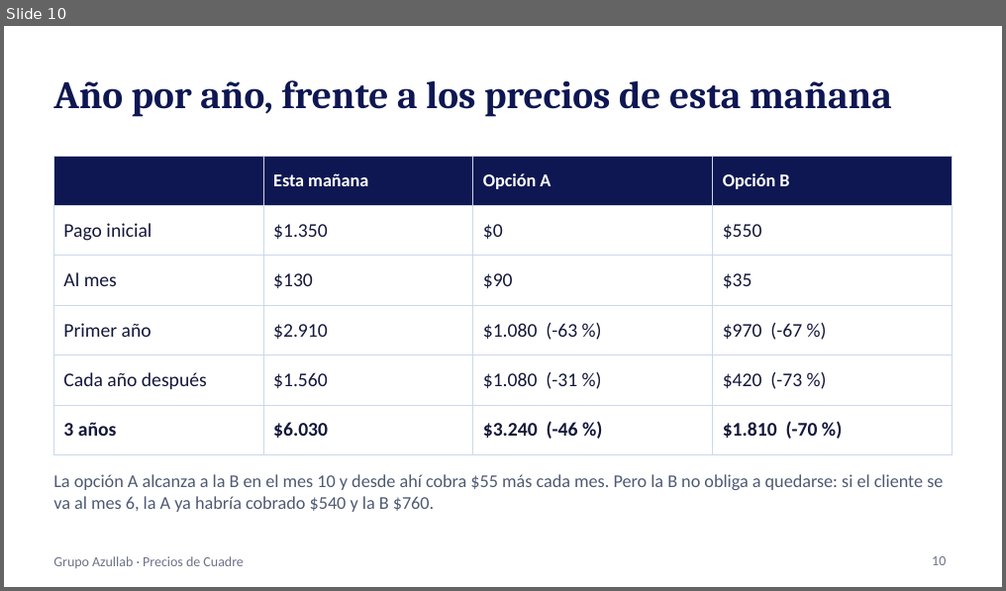
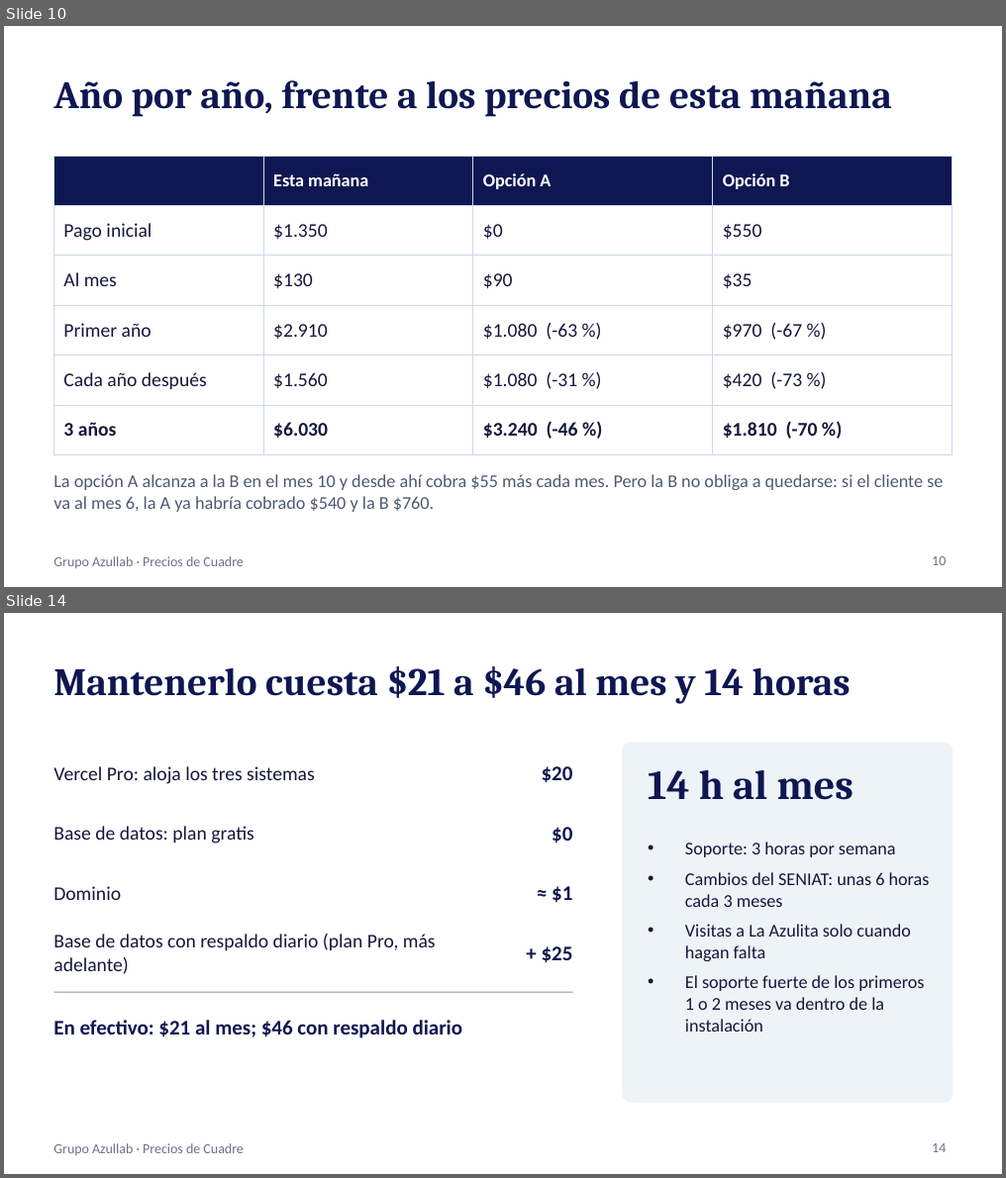
Before and after one commit to josedanielgt1/azullab, a slide deck: propuesta/Precios Grupo Azullab.pptx. Shown one above the other, each under a label of ours: slide 10 before the commit, slides 10 and 14 after it; the slides between them are not shown. The pictures are 1006x591 and 1006x1178 pixels, drawn with LibreOffice and Linux fonts; fonts in the diff are those of the drawing. Boxes give left, top, right and bottom in pixels: in the first picture for what was removed or moved away, otherwise in the second. Text is boxed around its words. In the diff, an @@ line names an element or a change of style, - is before the commit and + after.

```diff
--- a/propuesta/Precios Grupo Azullab.pptx
+++ b/propuesta/Precios Grupo Azullab.pptx
@@ slide 14 added at bbox=[4, 613, 1002, 1174], background #FFFFFF; not listed: 1 template element that a slide beside it also shows @@
@@ title added at bbox=[54, 666, 850, 704], 28 pt, text #0E1752, bold @@
+Mantenerlo cuesta $21 a $46 al mes y 14 horas
@@ rounded rectangle added at bbox=[623, 743, 952, 1102], fill #EEF3F8, outline #EEF3F8 1 pt @@
@@ text added at bbox=[54, 766, 315, 784], 14 pt, text #14183A @@
+Vercel Pro: aloja los tres sistemas
@@ text added at bbox=[542, 766, 573, 783], 15 pt, text #0E1752, bold @@
+$20
@@ text added at bbox=[648, 769, 854, 800], 30 pt, text #0E1752, bold @@
+14 h al mes
@@ text added at bbox=[54, 826, 254, 844], 14 pt, text #14183A @@
+Base de datos: plan gratis
@@ text added at bbox=[551, 827, 572, 844], 15 pt, text #0E1752, bold @@
+$0
@@ text added at bbox=[685, 842, 930, 1032], 13 pt, text #14183A @@
+• Soporte: 3 horas por semana
+• Cambios del SENIAT: unas 6 horas cada 3 meses
+• Visitas a La Azulita solo cuando hagan falta
+• El soporte fuerte de los primeros 1 o 2 meses va dentro de la instalación
@@ text added at bbox=[54, 886, 121, 900], 14 pt, text #14183A @@
+Dominio
@@ text added at bbox=[551, 886, 572, 903], 15 pt, text #0E1752, bold @@
+≈ $1
@@ text added at bbox=[54, 934, 436, 974], 14 pt, text #14183A @@
+Base de datos con respaldo diario (plan Pro, más adelante)
@@ text added at bbox=[542, 947, 573, 963], 15 pt, text #0E1752, bold @@
++ $25
@@ line added from (54, 992) to (573, 992), #8A93A8 0.75 pt @@
@@ text added at bbox=[54, 1020, 463, 1039], 15 pt, text #0E1752, bold @@
+En efectivo: $21 al mes; $46 con respaldo diario
@@ page number added at bbox=[932, 1144, 945, 1153], 10 pt, text #6B7387 @@
+14
```
Also in this commit, not shown: 5 slides changed, 4 other slides added.
